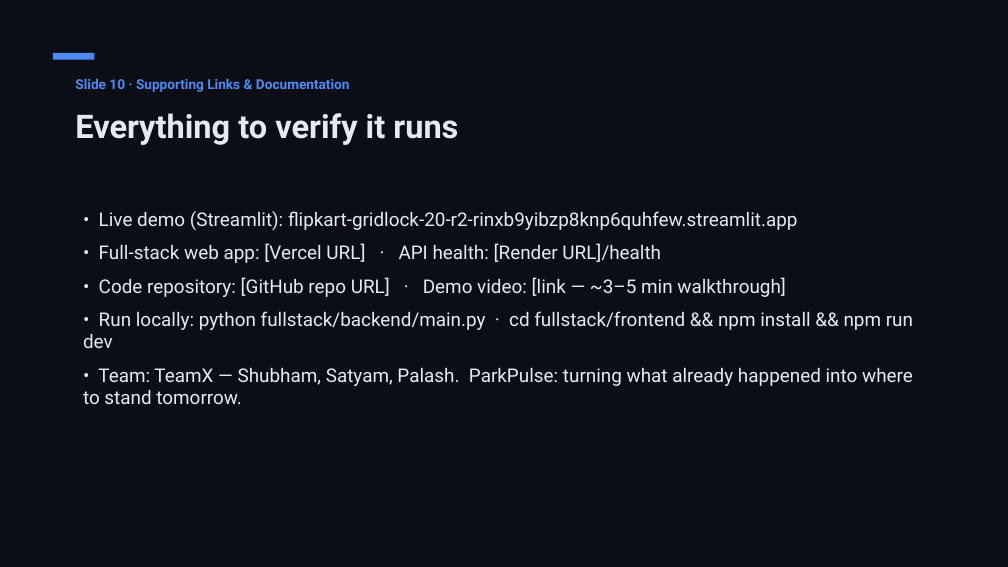
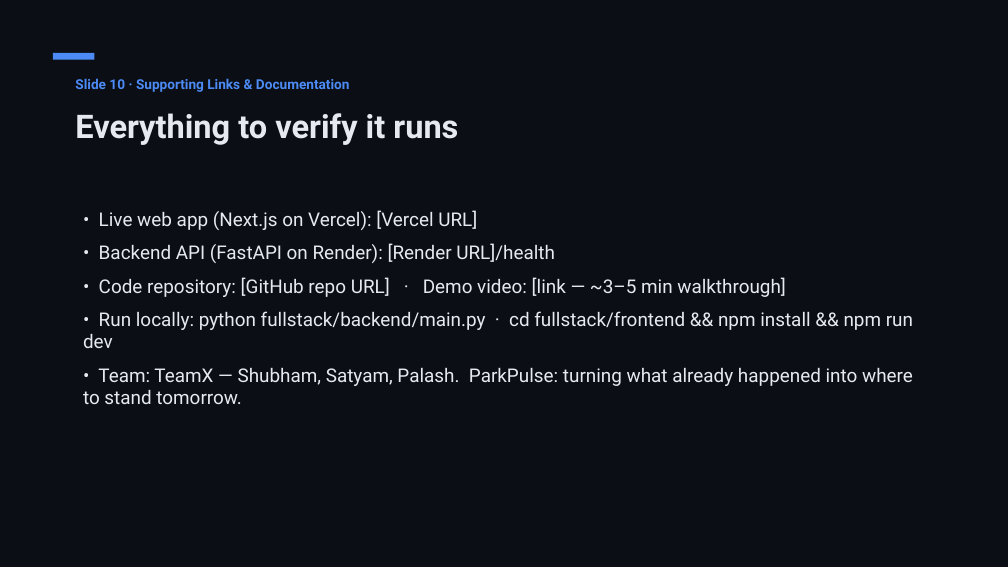
Before and after one commit to shubhambhattog/flipkart-gridlock-2.0-r2, a slide deck: slide 10 of pitch/ParkPulse_Submission_Deck.pptx. Drawn at 1008x567 pixels with LibreOffice and Linux fonts; fonts in the diff are those of the drawing. Boxes give left, top, right and bottom in pixels: in the first picture for what was removed or moved away, otherwise in the second. Text is boxed around its words. In the diff, an @@ line names an element or a change of style, - is before the commit and + after.

```diff
--- a/pitch/ParkPulse_Submission_Deck.pptx
+++ b/pitch/ParkPulse_Submission_Deck.pptx
@@ text at bbox=[99, 210, 555, 263]: text changed @@
-• Live demo (Streamlit): flipkart-gridlock-20-r2-rinxb9yibzp8knp6quhfew.streamlit.app
-• Full-stack web app: [Vercel URL] · API health: [Render URL]/health
+• Live web app (Next.js on Vercel): [Vercel URL]
+• Backend API (FastAPI on Render): [Render URL]/health
```
Also in this commit, not shown: 1 other slide changed, 9 other files.
